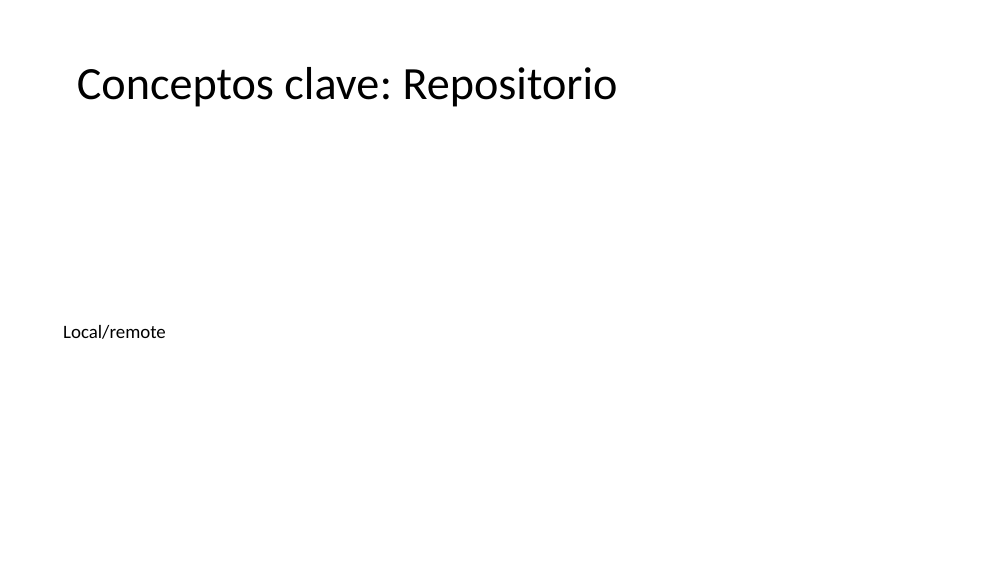
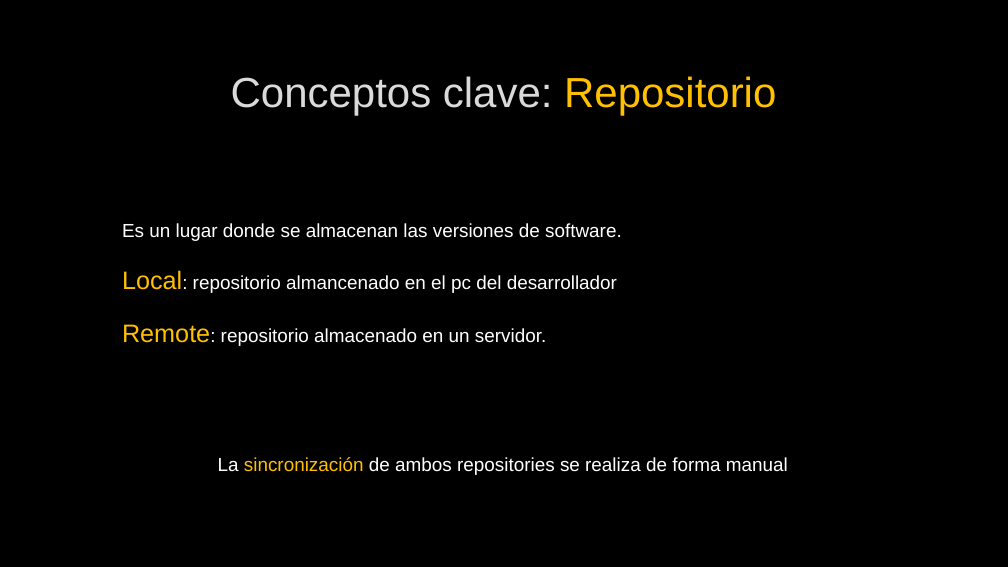
Before and after one commit to Shisah/GitGud2, a slide deck: slide 4 of Presentation/Git Gud 2.pptx. Drawn at 1008x567 pixels with LibreOffice and Linux fonts; fonts in the diff are those of the drawing; background and template pictures are left out. Boxes give left, top, right and bottom in pixels: in the first picture for what was removed or moved away, otherwise in the second. Text is boxed around its words. In the diff, an @@ line names an element or a change of style, - is before the commit and + after.

Commit message:
agregadas definiciones de repo, version y control de versiones

```diff
--- a/Presentation/Git Gud 2.pptx
+++ b/Presentation/Git Gud 2.pptx
@@ background #FFFFFF to picture (left out) @@
@@ title "Conceptos clave: Repositorio": place and size @@
-title "Conceptos clave: Repositorio" at box(77, 67, 618, 107)
+title "Conceptos clave: Repositorio" at box(231, 76, 776, 115)
@@ title "Conceptos clave: Repositorio" at box(231, 76, 776, 115): size 44 to 40 pt, font Calibri to Arial, letter outline none to #404040 0.75 pt; text colour #000000 to #DADADA in "Conceptos clave:"; text colour #000000 to #FFC000 in "Repositorio"; alignment left to centre; line spacing 0.9 to 1 @@
@@ text added at box(122, 223, 622, 346), 18 pt, text #FFFFFF @@
+Es un lugar donde se almacenan las versiones de software.
+Local: repositorio almancenado en el pc del desarrollador
+Remote: repositorio almacenado en un servidor.
@@ text removed at box(63, 325, 166, 339) @@
-Local/remote
@@ text added at box(218, 457, 788, 475), 18 pt, text #FFFFFF @@
+La sincronización de ambos repositories se realiza de forma manual
```
Also in this commit, not shown: 17 other slides changed.
